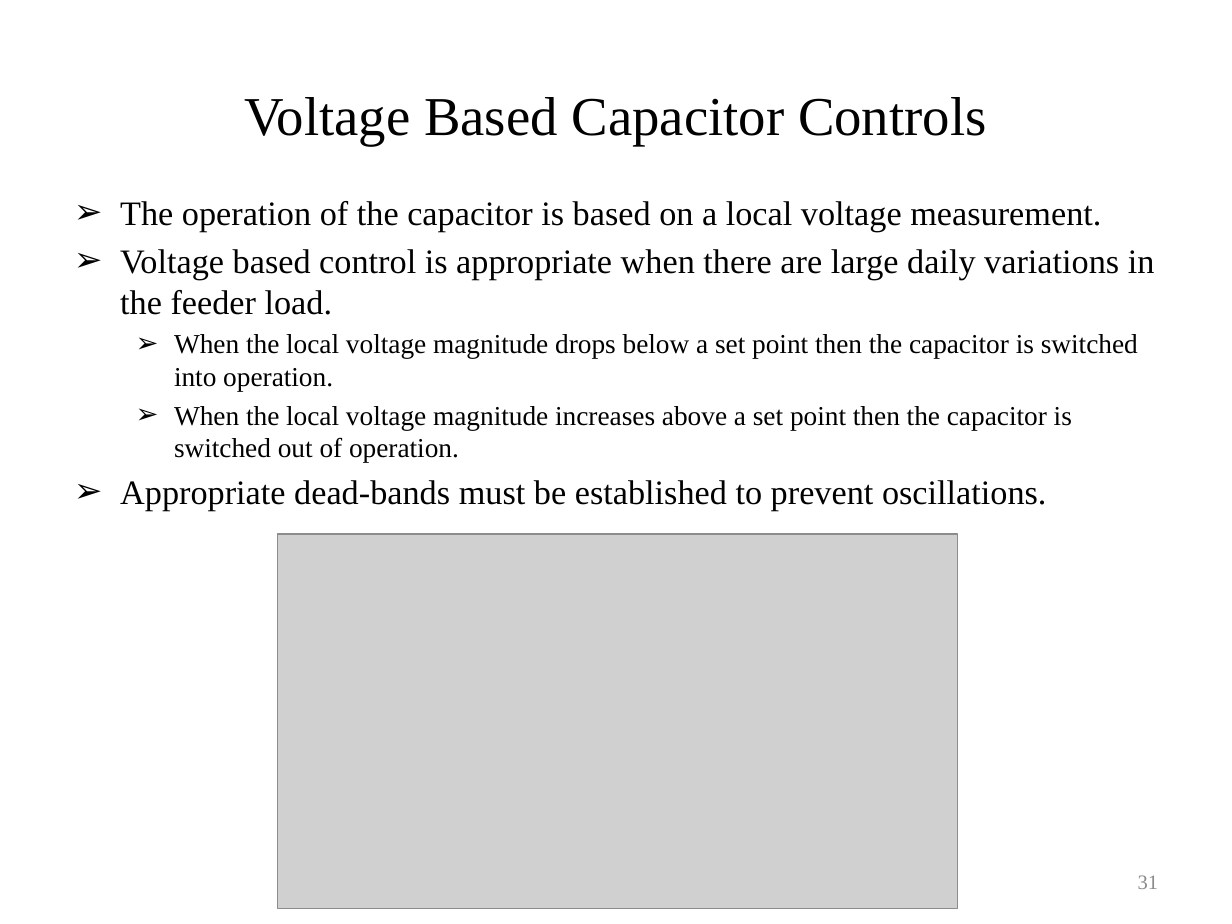
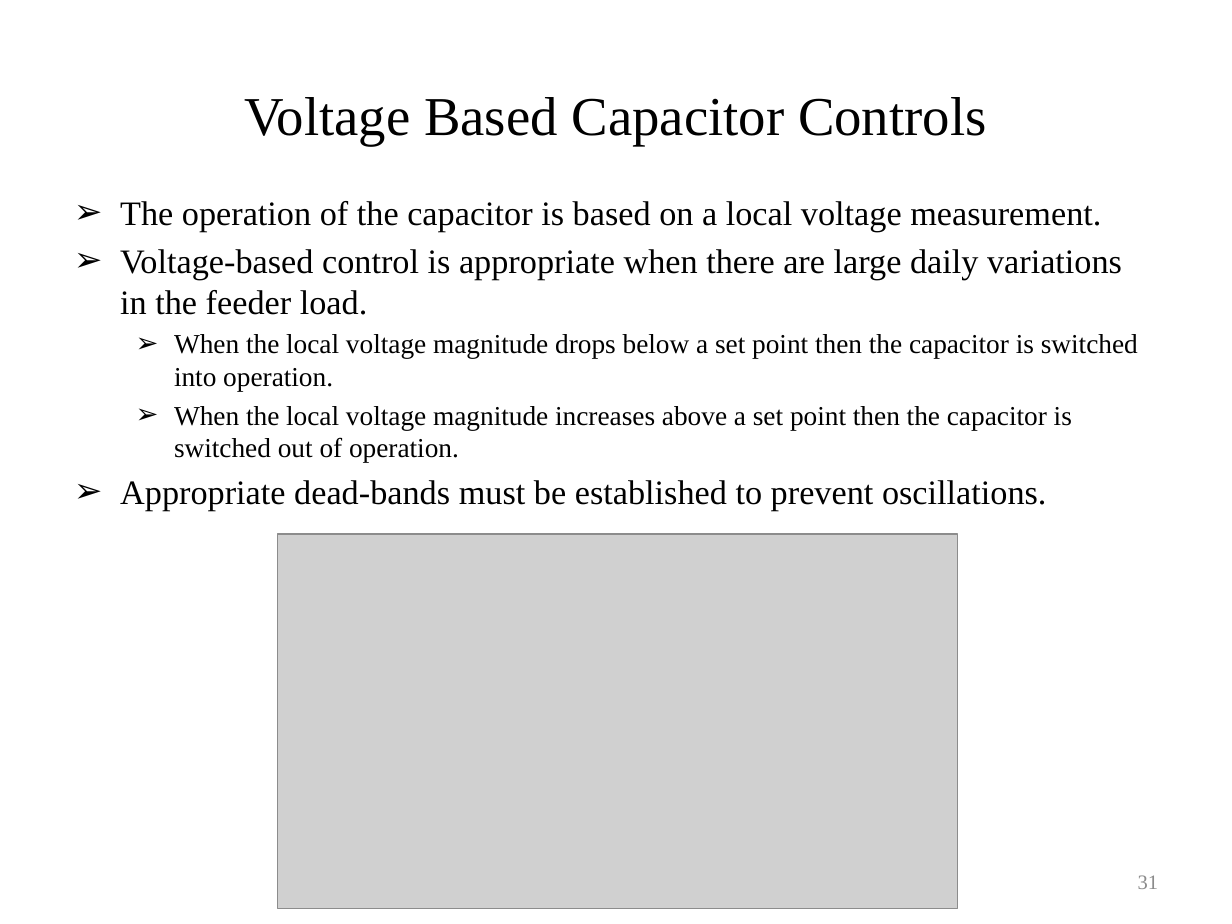
Before and after one commit to gridlab-d/course, a slide deck: slide 31 of University of Washington Class/Module 4 - Voltage control devices.pptx. Drawn at 1232x924 pixels with LibreOffice and Linux fonts; fonts in the diff are those of the drawing; grey boxes stand for pictures. Boxes give left, top, right and bottom in pixels: in the first picture for what was removed or moved away, otherwise in the second. Text is boxed around its words. In the diff, an @@ line names an element or a change of style, - is before the commit and + after.

Commit message:
Minor updates for consistency and spelling

```diff
--- a/University of Washington Class/Module 4 - Voltage control devices.pptx
+++ b/University of Washington Class/Module 4 - Voltage control devices.pptx
@@ text at [120, 249, 1122, 315]: text changed @@
-➢ Voltage based control is appropriate when there are large daily variations in the feeder load.
+➢ Voltage-based control is appropriate when there are large daily variations in the feeder load.
```
Also in this commit, not shown: 12 other slides changed.
